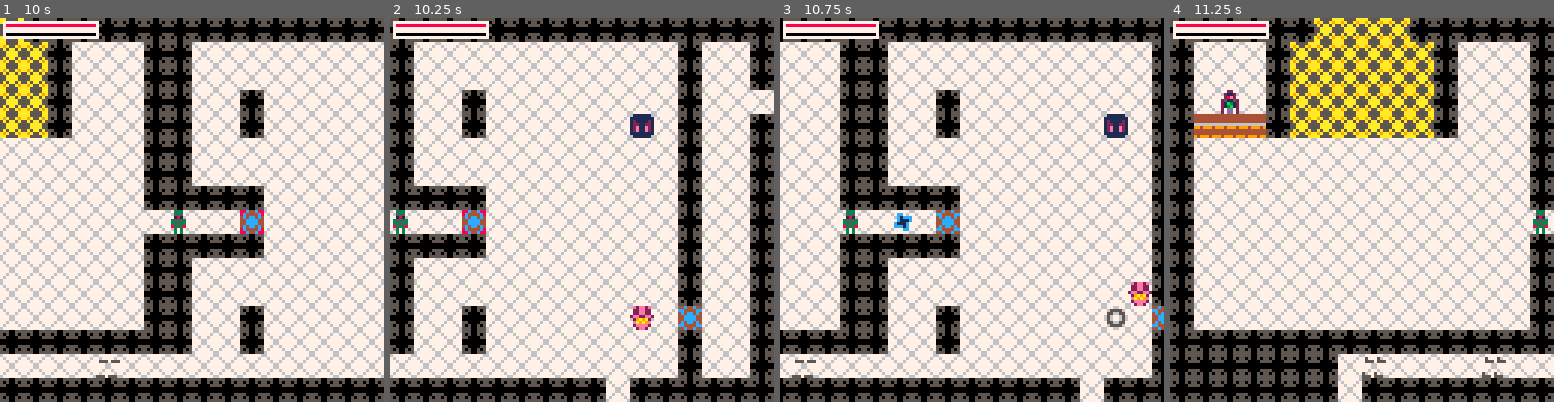
Above: before the commit, frames 1-4 (left to right).
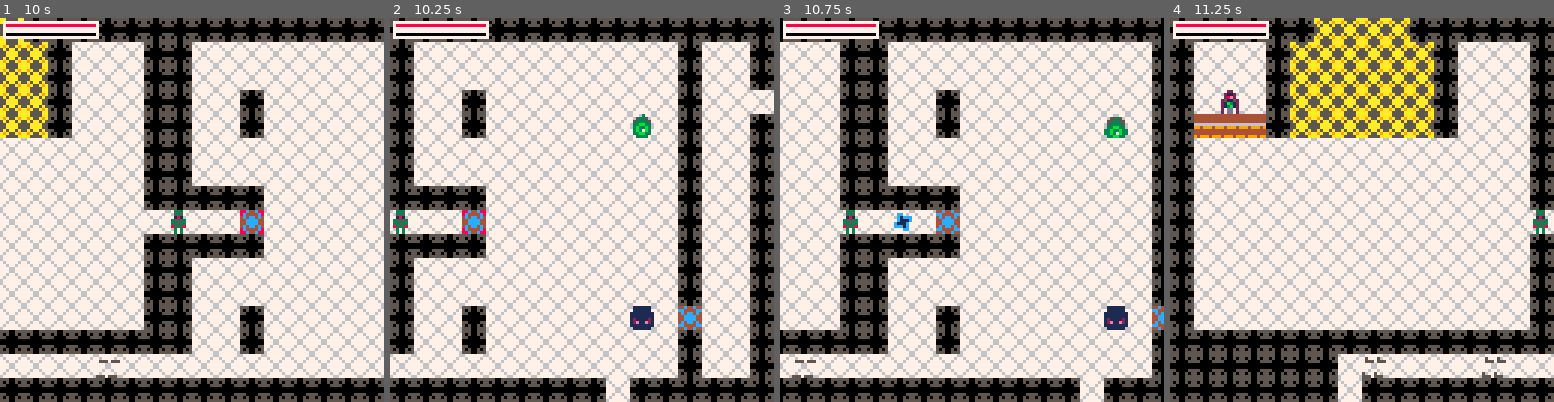
Above: after the commit, the same moments.

Repository: rledford/pico-door
Game: PICO-8 cartridge door.p8
Same seed, same stepped clock (60 frames per second), same inputs: the game is played once before the commit and once after it.
Inputs:
- Up to frame 1 (10 s): tap X (X key) at 0.33, 1.07, 1.85, 2.97, 4.08, 5.2, 6.32, 7.43, 8.55, 9.67 s; tap O (Z key) at 0.7, 1.7, 2.1, 2.5, 2.9, 3.3, 3.7, 4.1, 4.5, 4.9, 5.3, 5.7, 6.1, 6.5, 6.9, 7.3, 7.7, 8.1, 8.5, 8.9, 9.3, 9.7 s; hold Right 1.6-2.1 s; hold Up 2.15-2.42 s; hold Right 2.47-3.03 s; hold Left 3.08-3.58 s; hold Down 3.63-3.97 s; hold Right 4.02-4.68 s; hold Up 4.73-5.03 s; hold Left 5.08-5.68 s; hold Down 5.73-6.03 s; hold Right 6.08-6.58 s; hold Right 6.63-7.13 s; hold Up 7.18-7.45 s; hold Right 7.5-8.07 s; hold Left 8.12-8.62 s; hold Down 8.67-9 s; hold Right 9.05-9.72 s; hold Up from 9.77 s (still down)
- Up to frame 2 (10.25 s): release Up at 10.07 s; tap O (Z key) at 10.1 s; hold Left from 10.12 s (still down)
- Up to frame 3 (10.75 s): tap O (Z key) at 10.5 s; release Left at 10.72 s
- Up to frame 4 (11.25 s): hold Down 10.77-11.07 s; tap X (X key) at 10.78 s; tap O (Z key) at 10.9 s; hold Right from 11.12 s (still down)

Frame 1 is identical in both runs. In frame 2, 0.7% of the frame differs, in the area x 62-69%, y 25-82%; in frame 3, 1.0%, in the area x 84-97%, y 25-82%; in frame 4, nothing differs.

Commit message:
Make enemy spawn point params based on difficulty. Add todos.

Diff:
--- a/door.p8
+++ b/door.p8
@@ -42,8 +42,11 @@
 -- [x] interacting close to vendor shows upgrade purchase window
 -- [x] add sfx when vendor window opens and closes
 -- [x] add sfx for vendor purchase success and fail
--- [] add upgrades, navigation and purchase to vendor window
--- [] add tile or use X input to activate vendor purchase window when next to vendor
+-- [x] add upgrades, navigation and purchase to vendor window
+-- [x] add tile or use X input to activate vendor purchase window when next to vendor
+-- [] add projectile upgrade to damage and pass-through instead of destroy on hit
+-- [] add emeny stats vary on difficulty
+-- increases difficulty by x % every time player purchases an upgrade
 -- [] add main door with minimum damage requirement to take damage
 -- [] add main door health to UI
 -- [] add main door destroyed effects
@@ -107,6 +110,7 @@
 objects = {}
 transition_objects = {}
 types = {}
+difficulty = 1.0
 
 k_left = 0
 k_right = 1
@@ -206,14 +210,14 @@
 		this.projectile_speed = 1.3
 		this.ricochet = false
 		this.face = {x=1,y=0}
-		this.hp = 10
 		this.max_hp = 10
+		this.hp = this.max_hp
 		this.group = PLAYER_GROUP
 		this.anim = make_animation({32})
 		this.hurt_collidable = false
 		this.level = 1
+		this.max_gems = 50
 		this.gems = 0
-		this.max_gems = 100
 		this.dead = false
 	end,
 	take_damage=function(this, amt)
@@ -305,8 +309,8 @@
 		this.inventory = {
 			upgrade_max_gems,
 			upgrade_max_hp,
+			upgrade_projectile_damage,
 			upgrade_projectile_ricochet,
-			upgrade_projectile_damage
 		}
 		this.anim = make_animation({37,38}, 20)
 	end,
@@ -321,11 +325,11 @@
 upgrade_max_gems = {
 	spr = 40,
 	name = "satchel",
-	description = "+100 to max gems.",
-	cost = 100,
+	description = "+25 to max gems.",
+	cost = 50,
 	persist = true,
 	on_upgrade = function()
-		player.max_gems += 100
+		player.max_gems += 25
 	end
 }
 
@@ -333,7 +337,7 @@
 	spr = 43,
 	name = "hp",
 	description = "+10 to max hp.",
-	cost = 200,
+	cost = 100,
 	persist = true,
 	on_upgrade = function()
 		player.max_hp += 10
@@ -345,7 +349,7 @@
 	spr = 42,
 	name = "ricochet",
 	description = "projectiles bounce.",
-	cost = 300,
+	cost = 500,
 	persist = false,
 	on_upgrade = function()
 		player.ricochet = true
@@ -889,12 +893,17 @@
 	end
 }
 
-function make_enemy_spawn_point(x, y, enemy_types, spawn_time)
+function make_enemy_spawn_point(x, y)
+	local spawn_time = flr(1/difficulty * 100)
 	sp = init_object(enemy_spawn_point_type, x, y)
 	sp.spawn_time = spawn_time
 	sp.spawn_timer = spawn_time
-	for i=1,count(enemy_types) do
-		add(sp.enemy_types, enemy_types[i])
+	if difficulty <= 1.1 then
+		sp.enemy_types = {eye_type, bug_type}
+	elseif difficulty <= 1.5 then
+		sp.enemy_types = {eye_type, bug_type, fang_type}
+	else
+		sp.enemy_types = {eye_type, bug_type, fang_type, skull_type}
 	end
 	init_object(rnd(sp.enemy_types), x, y)
 	return sp
@@ -1326,7 +1335,7 @@
 			if tile_type == DOOR_TILE then
 				init_object(door_type, tx, ty)
 			elseif tile_type == ENEMY_SPAWN_TILE then
-				make_enemy_spawn_point(tx,ty, {eye_type,fang_type,bug_type, skull_type}, 100)
+				make_enemy_spawn_point(tx,ty)
 			elseif tile_type == SPIKE_TILE then
 				init_object(spike_type, tx, ty)
 			elseif tile_type == TRAP_TILE then
@@ -1545,14 +1554,14 @@
 0000000000000000500050007f6ff6f77ffffff7c00cccccc00cccccc00000ccc000000c00000000000000000000000000033000000bb0000ccc1c0000c1cc00
 0000000050005000550055007ffffff7767777670c0cccc00c00ccc00c000cc00c0000c000000000000000000000000000000000000000000000cc00000cc000
 555055505550555055505550677667766776677600cccc0000cccc0000cccc0000cccc0000000000000000000000000000000000000000000000000000000000
-00333000000000000000000000000000000000000002200000022000444444440044440000000000000700000220022000000000000000000000000000000000
-00535000000000000000000000000000000000000021120000211200444444440400004000cc7700000770002782288200000000000000000099990000aaaa00
-00181000000000000000000000000000000000000028e200002e820044444444040330400071c7c00070070c777888820000000000000000099aa9900aa99aa0
-0353530000000000000000000000000000000000025115200251152066666666403bb304077717c00070007c27887882000000000000000009a99a900a9aa9a0
-0335330000000000000000000000000000000000021b31200213b12099499949943bb3440c71170007000ccc28877782000000000000000009a99a900a9aa9a0
-08535800000000000000000000000000000000000213b120021b312044444444444444440ccc170007000000028878200000000000000000099aa9900aa99aa0
-0030300000000000000000000000000000000000020dd020020dd020444444444494494400007770700000000028820000000000000000000099990000aaaa00
-0030300000000000000000000000000000000000020dd020020dd020949994990444444000000000700000000002200000000000000000000000000000000000
+0033300000000000000000000000000000000000000220000002200044444444004444000ccc0000007770000220022000000000000000000000000000000000
+0053500000000000000000000000000000000000002112000021120044444444040000400711cccc0077770c2782288200000000000000000099990000aaaa00
+00181000000000000000000000000000000000000028e200002e820044444444040330407771111c0770777c777888820000000000000000099aa9900aa99aa0
+0353530000000000000000000000000000000000025115200251152066666666403bb3040711711c077007cc27887882000000000000000009a99a900a9aa9a0
+0335330000000000000000000000000000000000021b31200213b12099499949943bb344c11777c07700cccc28877782000000000000000009a99a900a9aa9a0
+08535800000000000000000000000000000000000213b120021b31204444444444444444c11171c077000000028878200000000000000000099aa9900aa99aa0
+0030300000000000000000000000000000000000020dd020020dd0204444444444944944cccc11c0700000000028820000000000000000000099990000aaaa00
+0030300000000000000000000000000000000000020dd020020dd02094999499044444400000ccc0700000000002200000000000000000000000000000000000
 00003000000000000111111001111110000000000009900000999900000000000e2ee2e000000000000000000000000000000000000000000000000000000000
 000330000000300011111111011111100008888809299290009229000e2ee2e0022ee220000000000011d0000001110000999a00009aaa0000ee920000e22200
 00333300000330001211112111111111008999980299992009722790022ee220022ee220000000000010011001d00d000a9aa9900aa99a9002e22ee0029ee9e0
